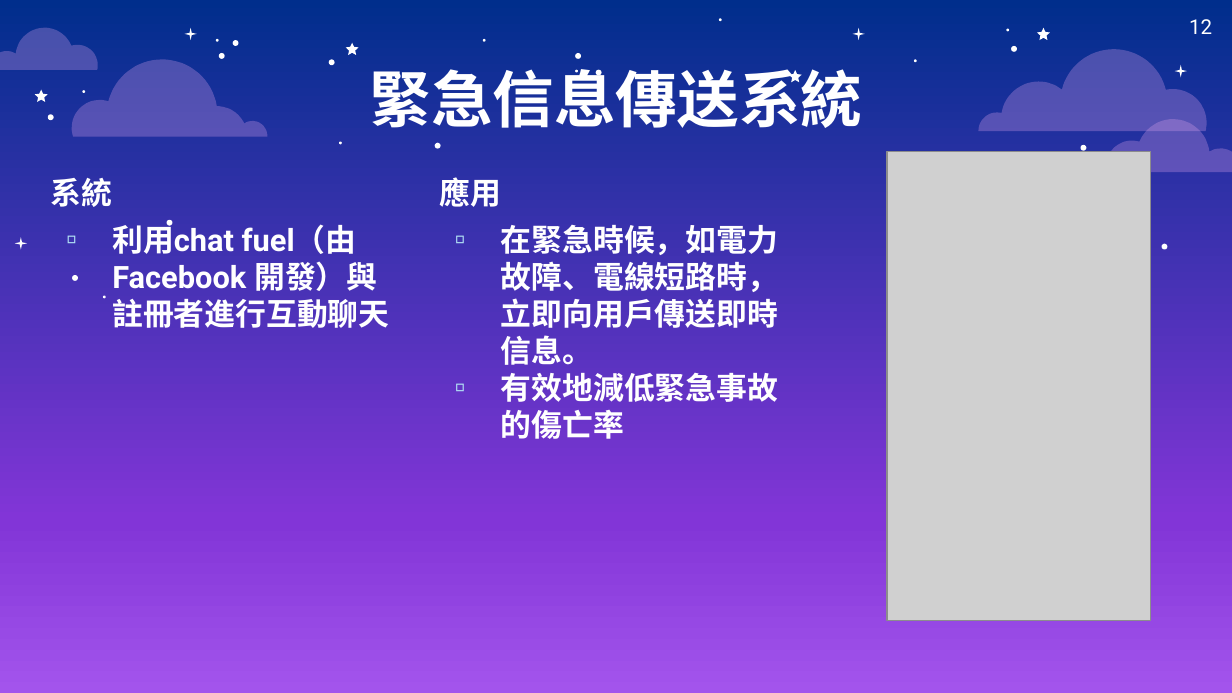
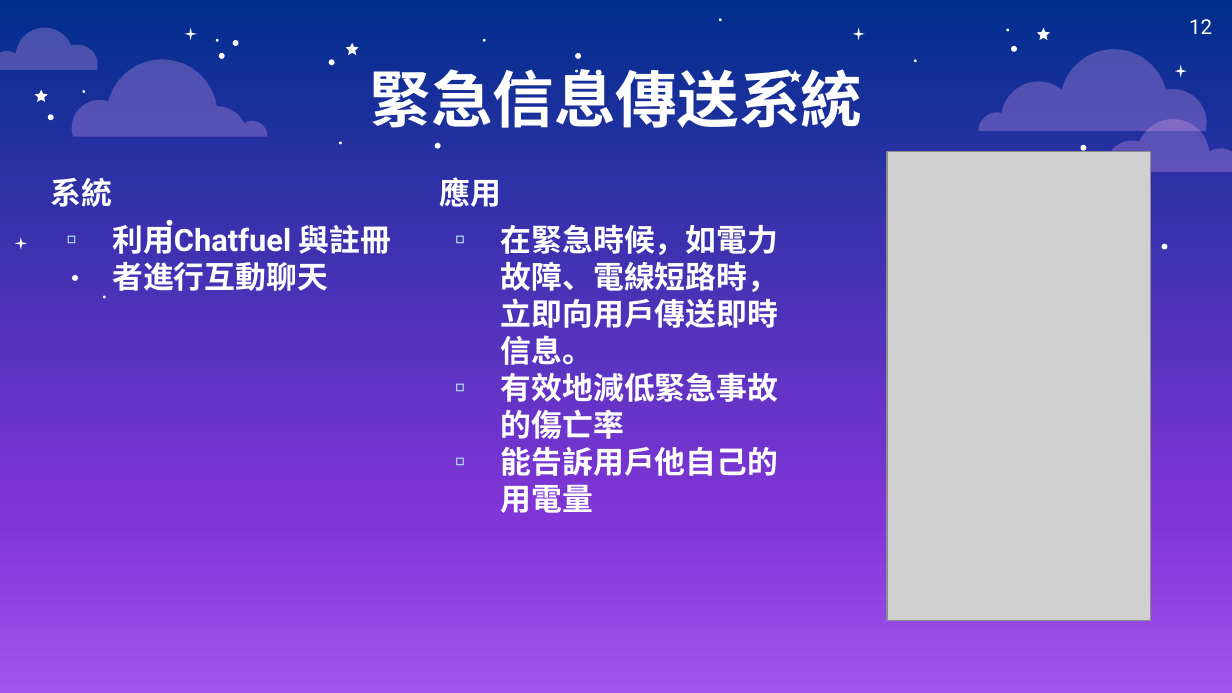
Before and after one commit to 0500920-0/Hackathon-UM2018, a slide deck: slide 12 of Hackathon14 PPT.pptx. Drawn at 1232x693 pixels with LibreOffice and Linux fonts; fonts in the diff are those of the drawing; grey boxes stand for pictures. Boxes give left, top, right and bottom in pixels: in the first picture for what was removed or moved away, otherwise in the second. Text is boxed around its words. In the diff, an @@ line names an element or a change of style, - is before the commit and + after.

Commit message:
PPT Latest Version

```diff
--- a/Hackathon14 PPT.pptx
+++ b/Hackathon14 PPT.pptx
@@ subtitle at [112,220,391,291]: text changed @@
-▫ 利用chat fuel（由Facebook 開發）與註冊者進行互動聊天
+▫ 利用Chatfuel 與註冊者進行互動聊天
@@ subtitle at [501,447,778,513]: paragraph added @@
+▫ 能告訴用戶他自己的用電量
```
